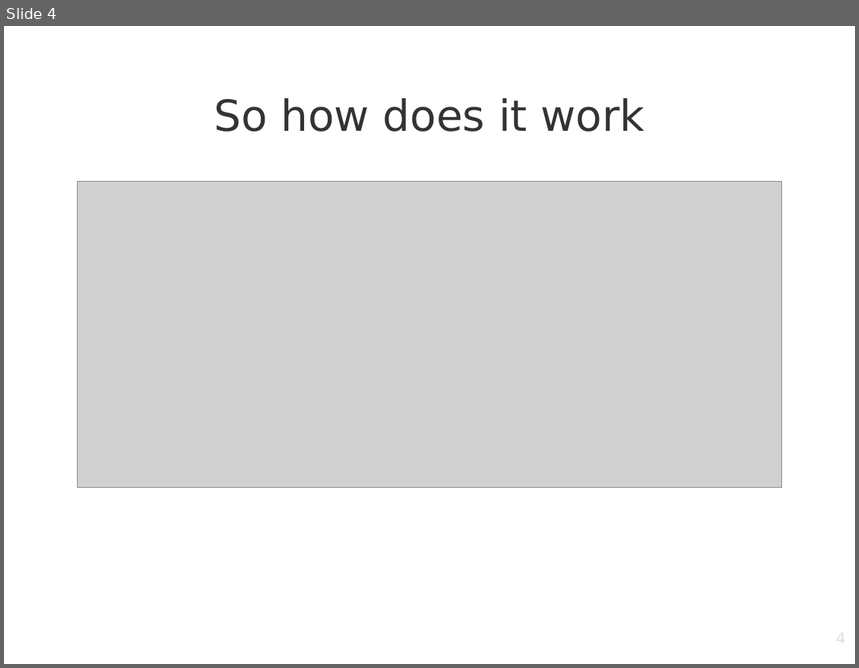
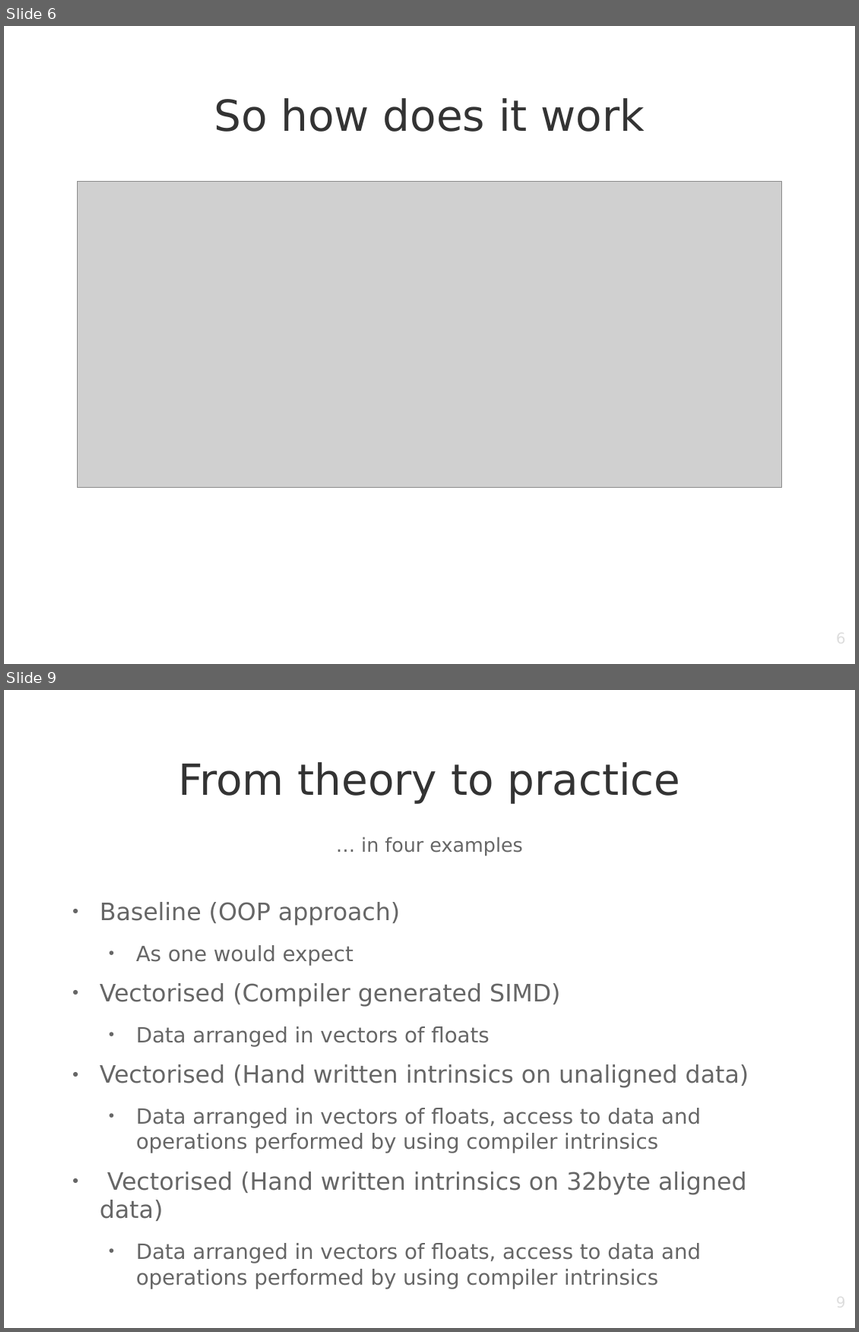
Before and after one commit to zukas/optimization-testing, a slide deck: SIMD from theory to practice.odp. Shown one above the other, each under a label of ours: slide 4 before the commit, slides 6 and 9 after it; the slides between them are not shown. The pictures are 859x668 and 859x1332 pixels, drawn with LibreOffice and Linux fonts; fonts in the diff are those of the drawing; grey boxes stand for pictures; background and template pictures are left out. Boxes give left, top, right and bottom in pixels: in the first picture for what was removed or moved away, otherwise in the second. Text is boxed around its words. In the diff, an @@ line names an element or a change of style, - is before the commit and + after.

Commit message:
Update to simd

```diff
--- a/SIMD from theory to practice.odp
+++ b/SIMD from theory to practice.odp
@@ slide 9 added at bbox=[4, 690, 855, 1328], background picture (left out) @@
@@ title added at bbox=[178, 762, 681, 804], 40 pt, text #333333 @@
+From theory to practice
@@ text added at bbox=[361, 837, 522, 856], 18 pt, text #666666 @@
+… in four examples
@@ text added at bbox=[100, 902, 750, 1289], 19.6 pt, text #666666 @@
+● Baseline (OOP approach)
+  • As one would expect
+● Vectorised (Compiler generated SIMD)
+  • Data arranged in vectors of floats
+● Vectorised (Hand written intrinsics on unaligned data)
+  • Data arranged in vectors of floats, access to data and operations performed by using compiler intrinsics
+● Vectorised (Hand written intrinsics on 32byte aligned data)
+  • Data arranged in vectors of floats, access to data and operations performed by using compiler intrinsics
@@ page number added at bbox=[648, 1294, 847, 1328], 14 pt, text #DDDDDD @@
+9
@@ what was slide 4 is now slide 6 @@
@@ page number at bbox=[648, 630, 847, 664]: text changed @@
-4
+6
```
Also in this commit, not shown: 7 slides changed, 3 other slides added, 1 slide removed, 1 other file.
